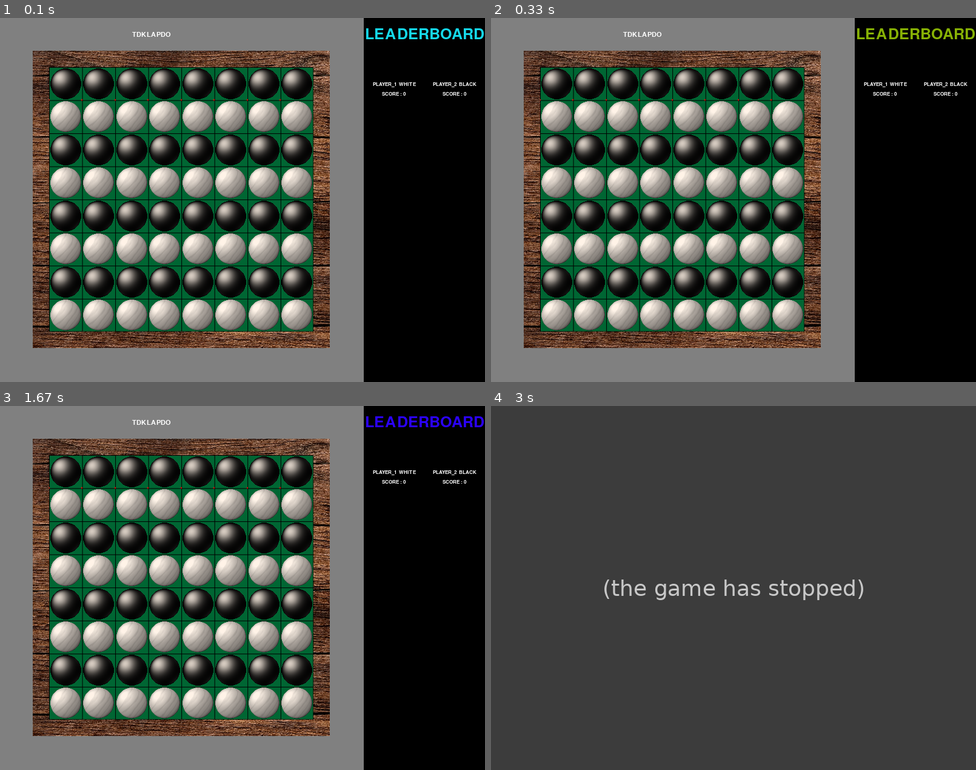
Above: before the commit, frames 1-4 (two rows, left to right).
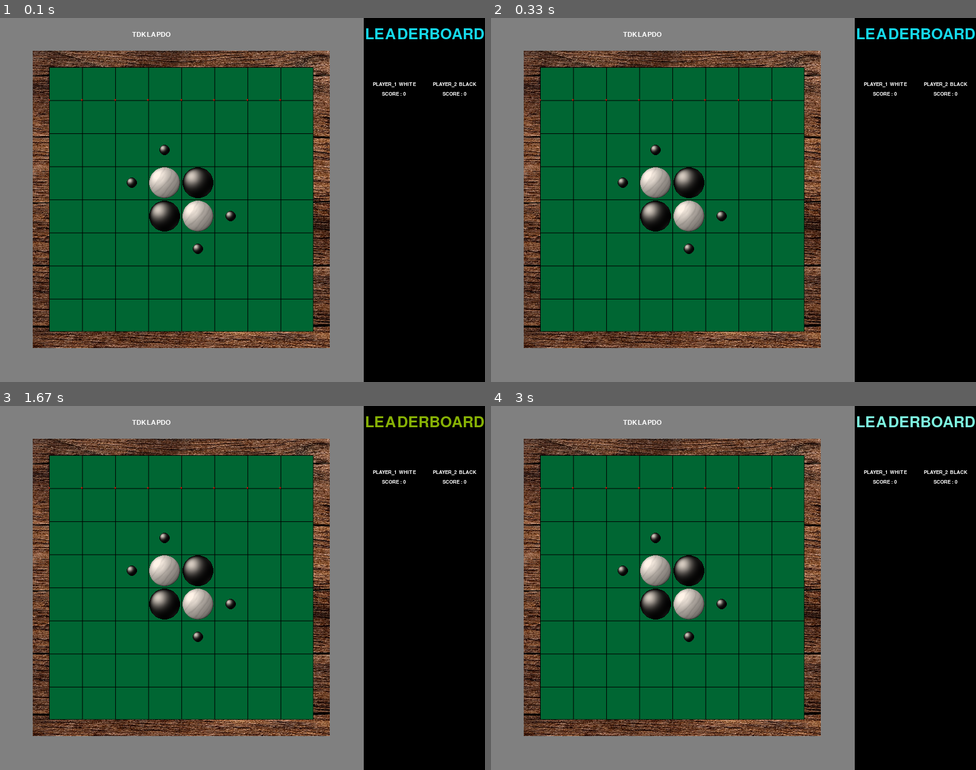
Above: after the commit, the same moments.

Repository: le-baronysard/Othello
Game: pygame game, started from game.py
Two runs of this game, one before a commit and one after it. Both use one fixed random seed, a clock stepped at 60 frames per second and the inputs below.
Inputs:
- Up to frame 1 (0.1 s): no input
- Up to frame 2 (0.33 s): no input
- Up to frame 3 (1.67 s): no input
- Up to frame 4 (3 s): tap Esc at 1.83 s

The runs differ from the first frame. In frame 1, 26% of the frame differs, in the area x 10-65%, y 13-86%; in frame 2, 26%; in frame 3, 26%; in frame 4, 100%, in the area x 0-100%, y 0-100%.
Before the commit the program exited at 2.2 s; later frames show no game.

Commit message:
UI ready to read ruler inputs, \n added small tokens to visualize next moves

Diff:
--- a/game.py
+++ b/game.py
@@ -1,11 +1,17 @@
 import pygame
-from params import *
 import time
 import random
+
+# locals Imports
+from params import *
+from ruler import Ruler
+
+
 
 class Game():
     def __init__(self):
         pygame.init()
+        self.ruler = Ruler()
         self.width = WIDTH
         self.height = HEIGHT
         if SCREEN_MODE == "DEFAULT":
@@ -20,16 +26,8 @@
         self.running = True
         print(f"UI initialised with {self.width}x{self.height} pixels")
         #
-        unitw = int(self.width/11)
-        unith = int(self.height/11)
-        self.unit =min(unith,unitw)
         ## loading the images before the game loop to save comput time
-        self.white_token = pygame.transform.scale(pygame.image.load("data/w6.png")
-                                                  ,(self.unit,self.unit))
-        self.black_token = pygame.transform.scale(pygame.image.load("data/b.png")
-                                                  ,(self.unit,self.unit))
-        self.wood_board = pygame.transform.scale(pygame.image.load("data/brown_wood.jpg")
-                                                 ,(9*self.unit,9*self.unit))
+        self.load_and_resize()
 
 
     def draw_text(self, text, size, x, y ,color =WHITE,surface=None):
@@ -50,39 +48,26 @@
                     #pygame.quit()
                 if event.type == pygame.KEYDOWN :
                     if event.key == pygame.K_ESCAPE :
-                        print("escape")
+                        print("Escape key pressed, Game shutting down...")
                         self.running=False
             # If the windows has beeen resize we need to update "unit"
             # and resize the img we are using
             if self.unit != min( self.display.get_height()/11
                             ,self.display.get_width()/11) :
-                self.unit = min( self.display.get_height()/11
-                            ,self.display.get_width()/11)
-                self.width, self.height = self.display.get_size()
-                self.white_token = pygame.transform.scale(pygame.image.load("data/w6.png")
-                                                  ,(self.unit,self.unit))
-                self.black_token = pygame.transform.scale(pygame.image.load("data/b.png")
-                                                  ,(self.unit,self.unit))
-                self.wood_board = pygame.transform.scale(pygame.image.load("data/brown_wood.jpg")
-                                                 ,(9*self.unit,9*self.unit))
+                self.load_and_resize()
 
 
-            #pygame.draw.lines(self.display,BLACK,False,w_coord)
-            #pygame.draw.line(self.display,BLACK,(0,10),(100,100),1)
-            #pygame.display.update()
+
             game.draw_leaderboard()
-
             self.draw_board()
-            # BEST POS
-            #game.draw_text("TDKLAPDO",11,self.width-1/3*self.height,unit/2)
-
+            if t==0 : print(self.ruler.board)
             game.draw_text("TDKLAPDO",11,250,self.unit/2)
             pygame.display.flip()
-            self.clock.tick(5)
+            time.sleep(1)
+            self.clock.tick(30)
             t += 1
-            if t>3000:
-                print(self.width-self.unit*11,self.width/3)
-                print("Game automatically closing after 15 sec during test phase")
+            if t>30:
+                print("Game automatically closing after 30 sec during test phase")
                 break
         pygame.quit()
 
@@ -128,20 +113,35 @@
 
         #print(board.get_height(),board.get_width())
         # Drawing pieves
+        player,possibles_mooves = self.ruler.valids_mooves()
+        player_small_token = self.small_black_token if player==-1 else self.small_white_token
         for j in range(8):
             for i in range(8):
-                if j%2==0 :
-                    board.blit(self.black_token,(i*unit,j*unit))
-                else :
-                    board.blit(self.white_token,(i*unit,j*unit))
+                token = self.ruler.board[(i,j)]
+                if token == -1 : board.blit(self.black_token,(i*unit,j*unit))
+                if token ==  1 : board.blit(self.white_token,(i*unit,j*unit))
+                if token ==  0 :
+                    if (i,j) in possibles_mooves :
+                        board.blit(player_small_token,((i+1/3)*unit,(j+1/3)*unit))
+
                 pygame.draw.circle(board,color=(250,0,0),center=(i*unit,unit),radius=1)
-
-
-
         left_panel.blit(board,(1.5*unit,1.5*unit))
         self.display.blit(left_panel,(0,0))
 
-
+    def load_and_resize(self):
+        self.unit = min( self.display.get_height()/11
+                            ,self.display.get_width()/11)
+        self.width, self.height = self.display.get_size()
+        self.white_token = pygame.transform.scale(pygame.image.load("data/w6.png")
+                                                  ,(self.unit,self.unit))
+        self.small_white_token = pygame.transform.scale(pygame.image.load("data/w6.png")
+                                                  ,(self.unit/3,self.unit/3))
+        self.black_token = pygame.transform.scale(pygame.image.load("data/b.png")
+                                                  ,(self.unit,self.unit))
+        self.small_black_token = pygame.transform.scale(pygame.image.load("data/b.png")
+                                                  ,(self.unit/3,self.unit/3))
+        self.wood_board = pygame.transform.scale(pygame.image.load("data/brown_wood.jpg")
+                                                 ,(9*self.unit,9*self.unit))
 
 # TODO draw the board
 # PLayer Input
--- a/ruler.py
+++ b/ruler.py
@@ -55,7 +55,7 @@
 
     def valids_mooves(self) -> tuple :
         '''Return the current player turn and a list of possibles moves'''
-        return (self.player_turn,[(i,j) for i in range(8) for j in range(8) if ruler.is_valid((i,j))])
+        return (self.player_turn,[(i,j) for i in range(8) for j in range(8) if self.is_valid((i,j))])
 
 
 if __name__=='__main__':
